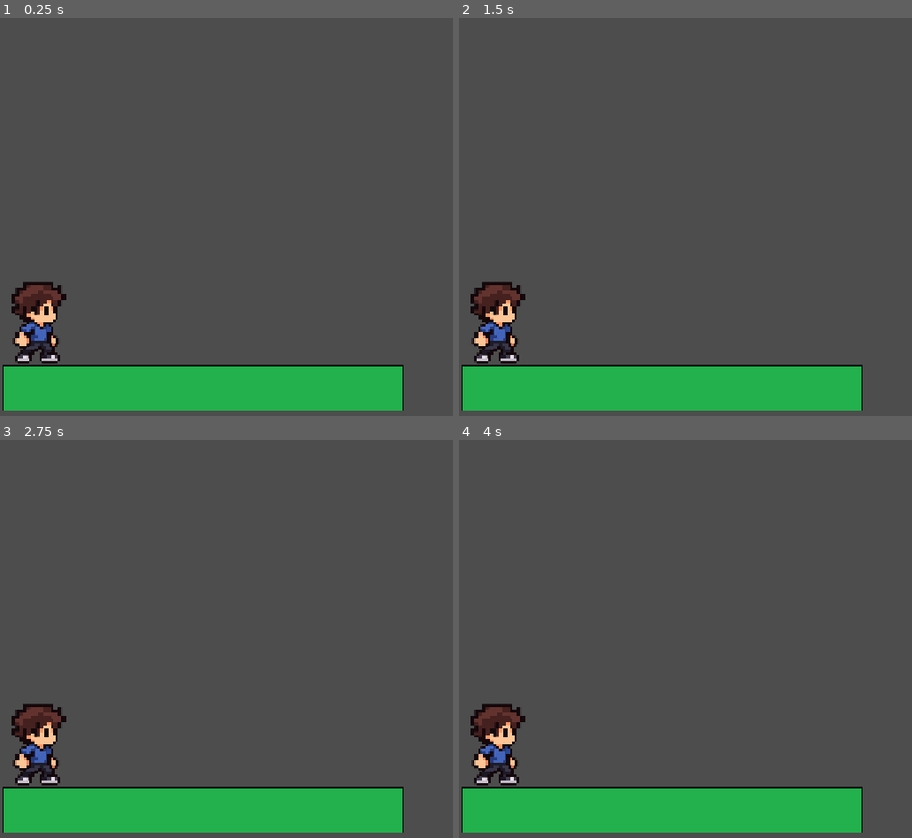
Above: before the commit, frames 1-4 (two rows, left to right).
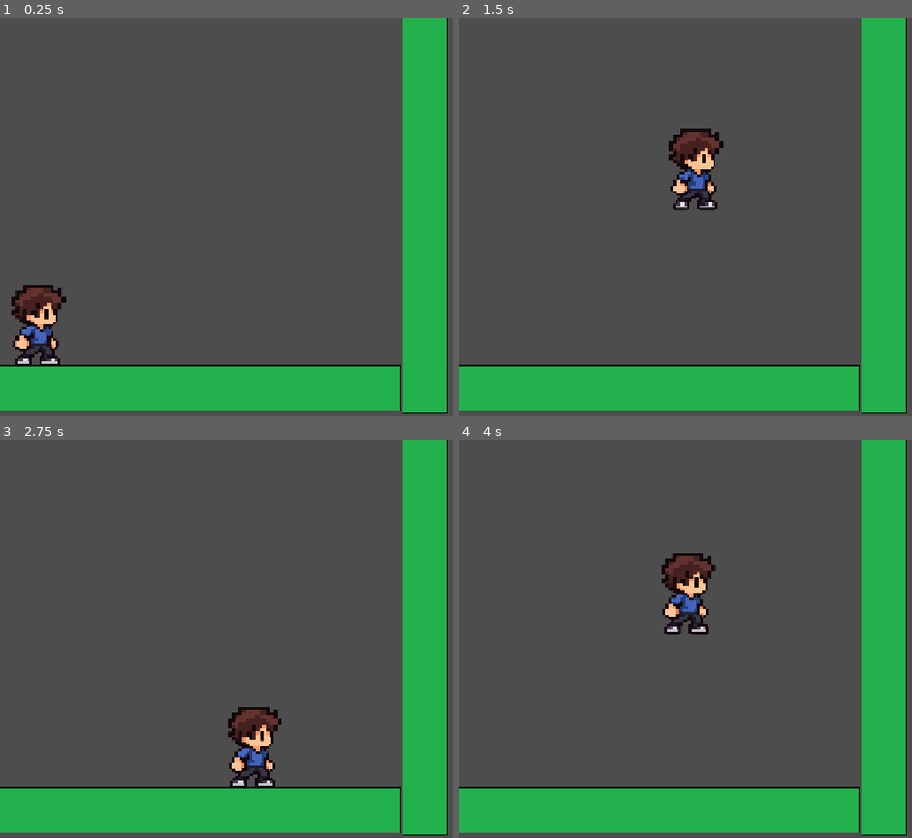
Above: after the commit, the same moments.

Repository: diamondg23/coding-club-platformer
Game: Godot game, scene res://Scenes/main.tscn
Same seed, same stepped clock (60 frames per second), same inputs: the game is played once before the commit and once after it. The project has no main scene, so this scene is started directly.
Inputs:
- Up to frame 1 (0.25 s): no input
- Up to frame 2 (1.5 s): tap Enter at 0.5 s; hold Space (jump, bound only after the commit) 0.53-1.28 s; hold Right (move right, bound only after the commit) from 0.53 s (still down); tap Space (jump, bound only after the commit) at 1.35 s
- Up to frame 3 (2.75 s): tap Space (jump, bound only after the commit) at 1.52, 1.82 s; release Right (move right, bound only after the commit) at 2.03 s; hold Left (move left, bound only after the commit) from 2.03 s (still down); hold Space (jump, bound only after the commit) from 2.03 s (still down)
- Up to frame 4 (4 s): release Left (move left, bound only after the commit) at 2.78 s; release Space (jump, bound only after the commit) at 2.78 s; hold Right (move right, bound only after the commit) from 2.78 s (still down); tap Space (jump, bound only after the commit) at 2.85, 3.02, 3.32 s; hold Space (jump, bound only after the commit) from 3.53 s (still down)

The runs differ from the first frame. In frame 1, 11% of the frame differs, in the area x 0-99%, y 0-100%; in frame 2, 14%; in frame 3, 14%; in frame 4, 14%.
Error before the commit: Parse Error: Too few arguments for "is_action_pressed()" call. Expected at least 1 but received 0. (res://Scripts/player.gd:38)

Commit message:
updated

Diff:
--- a/Scenes/main.tscn
+++ b/Scenes/main.tscn
@@ -1,14 +1,18 @@
 [gd_scene format=3 uid="uid://tb7r32i2hpmf"]
 
-[ext_resource type="Texture2D" uid="uid://drwx0n3c8o5ps" path="res://resources/platform.png" id="1_bo1nx"]
+[ext_resource type="PackedScene" uid="uid://bbtcjymgerp4b" path="res://Scenes/platform.tscn" id="1_bo1nx"]
 [ext_resource type="PackedScene" uid="uid://bbdwxrylweb5b" path="res://Scenes/player.tscn" id="2_8gbba"]
 
 [node name="Main" type="Node2D" unique_id=1355676057]
 
-[node name="Platform" type="Sprite2D" parent="." unique_id=413235613]
-position = Vector2(330, 603)
+[node name="Platform2" parent="." unique_id=1742594568 instance=ExtResource("1_bo1nx")]
+position = Vector2(692, 317)
+rotation = 1.5707964
 scale = Vector2(0.5, 0.5)
-texture = ExtResource("1_bo1nx")
 
 [node name="Player" parent="." unique_id=1230290480 instance=ExtResource("2_8gbba")]
 position = Vector2(63, 495)
+
+[node name="Platform" parent="." unique_id=1984301549 instance=ExtResource("1_bo1nx")]
+position = Vector2(325, 602)
+scale = Vector2(0.5, 0.5)
--- /dev/null
+++ b/Scenes/platform.tscn
@@ -0,0 +1,15 @@
+[gd_scene format=3 uid="uid://bbtcjymgerp4b"]
+
+[ext_resource type="Texture2D" uid="uid://drwx0n3c8o5ps" path="res://resources/platform.png" id="1_1rc8e"]
+
+[sub_resource type="RectangleShape2D" id="RectangleShape2D_l8v2e"]
+size = Vector2(1297, 147)
+
+[node name="Platform" type="StaticBody2D" unique_id=663990088]
+
+[node name="CollisionShape2D" type="CollisionShape2D" parent="." unique_id=2068736479]
+position = Vector2(1.5, 0.5)
+shape = SubResource("RectangleShape2D_l8v2e")
+
+[node name="Sprite2D" type="Sprite2D" parent="." unique_id=971560776]
+texture = ExtResource("1_1rc8e")
--- a/Scripts/player.gd
+++ b/Scripts/player.gd
@@ -1,15 +1,21 @@
 extends CharacterBody2D
 
 #this declares a int variable and sets it equal to 300 (we will use this when moving)
-const SPEED:int = 300
-const JUMP_VELOCITY = -400.0
-const GRAVITY = 200
+const SPEED:int = 500
+const JUMP_VELOCITY = -500.0
+const GRAVITY = 500
+const ACCELERATION = 800
+const FRICTION = 1000.0
+
+
 # Called when the node enters the scene tree for the first time.
 func _ready() -> void:
 	pass
 
 
 # Called every frame. 'delta' is the elapsed time since the previous frame.
+
+#inside of this function check the velocity of the player and flip the sprite if the player is facing left and flip it back if player is facing right
 func _process(delta: float) -> void:
 	pass
 
@@ -20,8 +26,9 @@
 	# is_action_pressed needs a string parameter which is the name of the action
 
 	#the method is_on_floor() returns true if the player is currently on the floor so you cant jump mid air
-	if event.is_action_pressed() and is_on_floor():
+	if event.is_action_pressed("jump") and is_on_floor():
 		#call your jump method here
+		jump()
 		pass
 	pass
 
@@ -29,16 +36,23 @@
 # If the key is being pressed adjust the velocity of the character
 # delta is the amount of time inbetween frames, any movement should be multiplied by delta before
 func _physics_process(delta):
+	var direction = Input.get_axis("move left", "move right")
 	#if the player is currently not on the floor make the player fall by decreasing Y velocity
 	if not is_on_floor():
-		pass
+		velocity.y += GRAVITY * delta
 
 	# In here you adjust the velocity depending on which input is being pressed (the name of the action is the name you give it in your input map)
 	# is_action_pressed needs a string parameter
-	if Input.is_action_pressed():
-		pass
+	#look up the function move_toward (this helps the movement feel smooth)
+	if Input.is_action_pressed("move right") or Input.is_action_pressed("move left"):
+		velocity.x = move_toward(velocity.x,direction * SPEED,ACCELERATION * delta)
+	else:
+		velocity.x = move_toward(velocity.x,0,FRICTION * delta )
+
 		# change velocity
+	move_and_slide()
 
 func jump():
-	# change player
+	# change player Y velocity using jump velocity variable
+	velocity.y = JUMP_VELOCITY
 	pass
--- a/project.godot
+++ b/project.godot
@@ -19,6 +19,24 @@
 window/stretch/mode="canvas_items"
 window/stretch/aspect="expand"
 
+[input]
+
+"move left"={
+"deadzone": 0.2,
+"events": [Object(InputEventKey,"resource_local_to_scene":false,"resource_name":"","device":-1,"window_id":0,"alt_pressed":false,"shift_pressed":false,"ctrl_pressed":false,"meta_pressed":false,"pressed":false,"keycode":0,"physical_keycode":4194319,"key_label":0,"unicode":0,"location":0,"echo":false,"script":null)
+]
+}
+jump={
+"deadzone": 0.2,
+"events": [Object(InputEventKey,"resource_local_to_scene":false,"resource_name":"","device":-1,"window_id":0,"alt_pressed":false,"shift_pressed":false,"ctrl_pressed":false,"meta_pressed":false,"pressed":false,"keycode":0,"physical_keycode":32,"key_label":0,"unicode":32,"location":0,"echo":false,"script":null)
+]
+}
+"move right"={
+"deadzone": 0.2,
+"events": [Object(InputEventKey,"resource_local_to_scene":false,"resource_name":"","device":-1,"window_id":0,"alt_pressed":false,"shift_pressed":false,"ctrl_pressed":false,"meta_pressed":false,"pressed":false,"keycode":0,"physical_keycode":4194321,"key_label":0,"unicode":0,"location":0,"echo":false,"script":null)
+]
+}
+
 [physics]
 
 3d/physics_engine="Jolt Physics"
